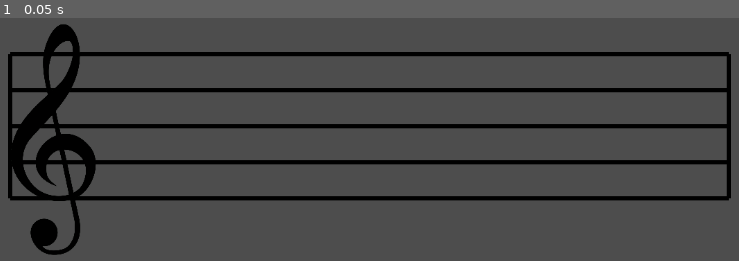
Above: before the commit, frame 1.
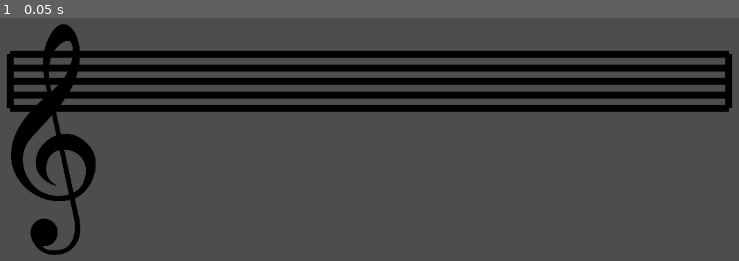
Above: after the commit, the same moment.

Repository: Sniggiho/COMP225-Reluna
Game: Godot game, scene res://Scenes/MusicStaff/MusicStaff.tscn
Two runs of this game, one before a commit and one after it. Both use one fixed random seed, a clock stepped at 60 frames per second and the inputs below. This scene is started directly instead of the project's main scene.
Inputs:
- Up to frame 1 (0.05 s): no input

The runs differ from the first frame. In frame 1, 20% of the frame differs, in the area x 0-100%, y 13-76%.

Commit message:
added note png

Diff:
--- a/Project/Scenes/MusicStaff/MusicStaff.tscn
+++ b/Project/Scenes/MusicStaff/MusicStaff.tscn
@@ -7,6 +7,8 @@
 [node name="MusicStaff" type="Node2D"]
 position = Vector2(2.08165e-12, 2.08165e-12)
 script = ExtResource("1_5gv1w")
+lineHeight = 0.03
+lineThickness = 10.0
 
 [node name="Sprite2D" type="Sprite2D" parent="."]
 position = Vector2(120, 220)
Binary file added: Project/Scenes/Note/quarter.png
Not shown, added: Project/Scenes/Note/quarter.png.import
Binary file added: Project/Scenes/quarterNote (1).png
Not shown, added: Project/Scenes/quarterNote (1).png.import
Binary file added: Project/Scenes/quarterNote.png
Not shown, added: Project/Scenes/quarterNote.png.import
Not shown, changed: .DS_Store
Not shown, changed: Project/.DS_Store
Not shown, changed: Project/Scenes/.DS_Store
